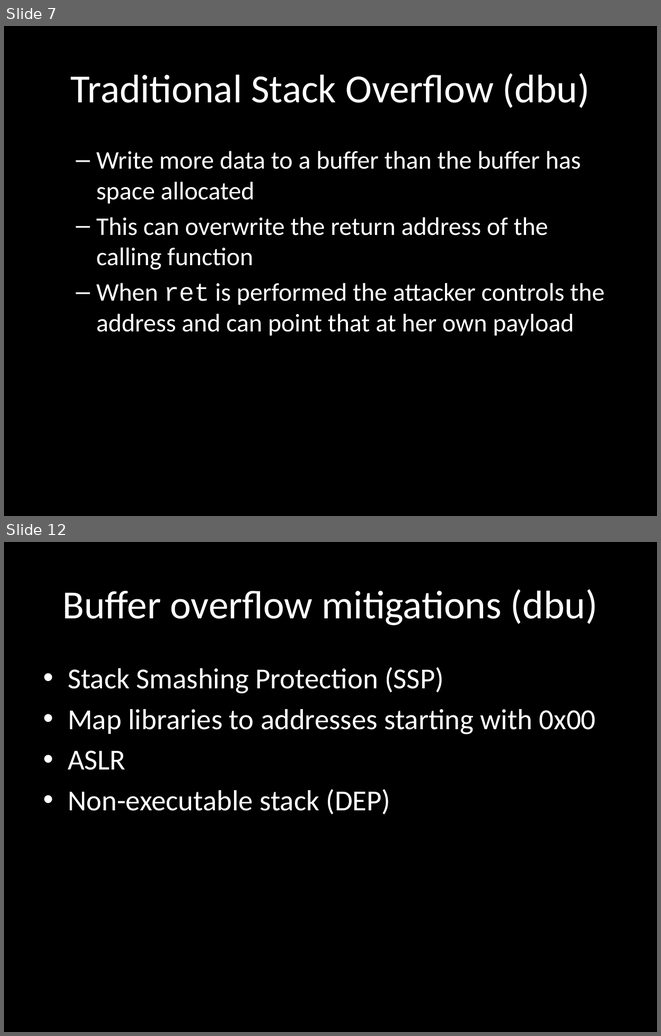
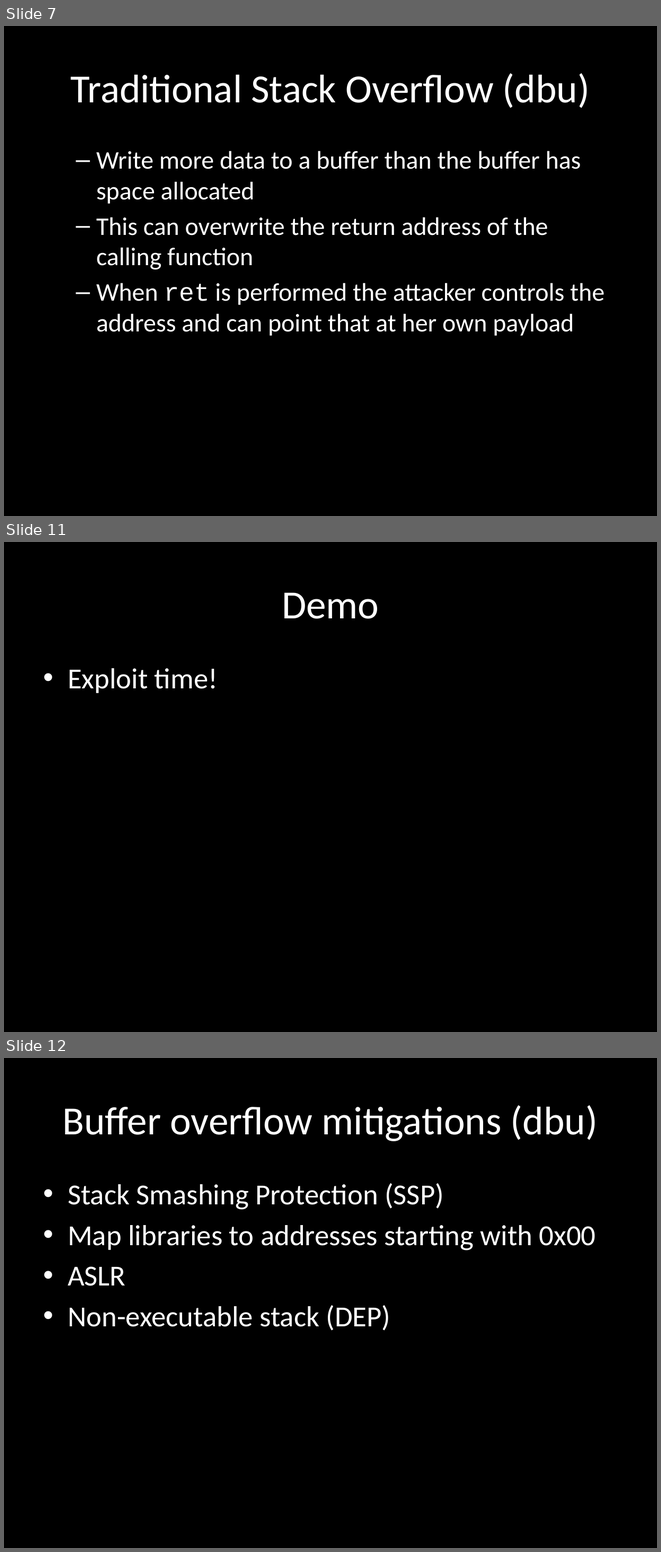
Before and after one commit to wuurrd/techzonepresentation, a slide deck: presentation.pptx. Shown one above the other, each under a label of ours: slides 7 and 12 before the commit, slides 7, 11 and 12 after it; the slides between them are not shown. The pictures are 661x1036 and 661x1552 pixels, drawn with LibreOffice and Linux fonts; fonts in the diff are those of the drawing. Boxes give left, top, right and bottom in pixels: in the first picture for what was removed or moved away, otherwise in the second. Text is boxed around its words. In the diff, an @@ line names an element or a change of style, - is before the commit and + after.

```diff
--- a/presentation.pptx
+++ b/presentation.pptx
@@ slide 11 added at (4, 542, 657, 1032), background #000000 @@
@@ title added at (282, 592, 379, 619), 44 pt, text #FFFFFF @@
+Demo
@@ text added at (68, 668, 218, 693), 32 pt, text #FFFFFF @@
+• Exploit time!
```
Also in this commit, not shown: 2 slides changed, 12 other slides added, 5 slides removed.
